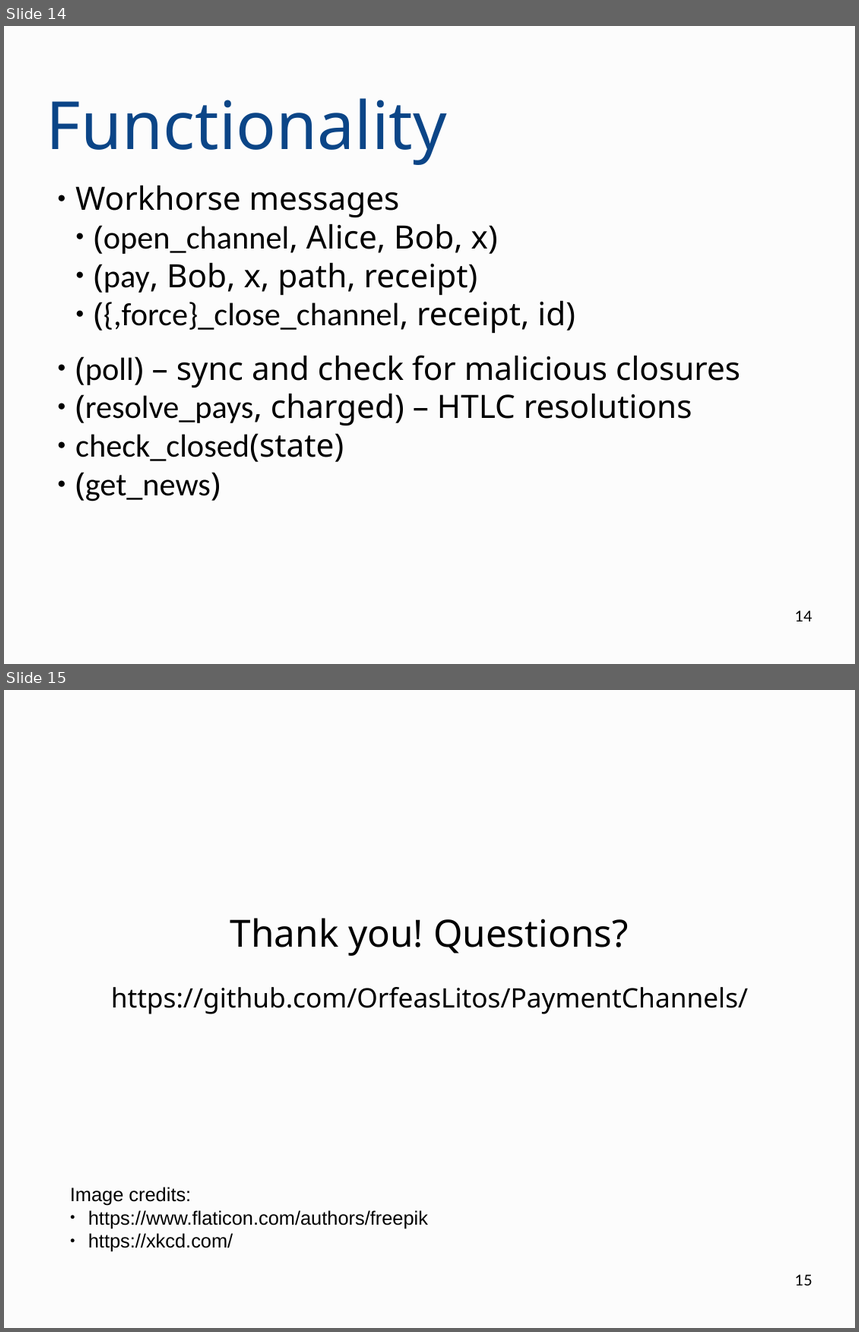
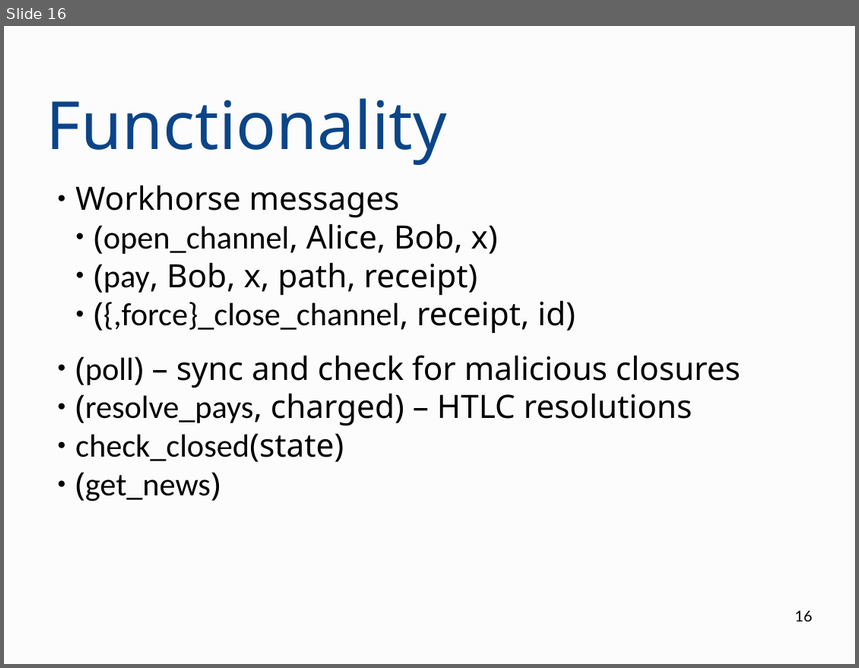
Before and after one commit to OrfeasLitos/PaymentChannels, a slide deck: paper-slides/presentation.odp. Shown one above the other, each under a label of ours: slides 14 and 15 before the commit, slide 16 after it. The pictures are 859x1332 and 859x668 pixels, drawn with LibreOffice and Linux fonts; fonts in the diff are those of the drawing. Boxes give left, top, right and bottom in pixels: in the first picture for what was removed or moved away, otherwise in the second. Text is boxed around its words. In the diff, an @@ line names an element or a change of style, - is before the commit and + after.

```diff
--- a/paper-slides/presentation.odp
+++ b/paper-slides/presentation.odp
@@ slide 15 removed at bbox=[4, 690, 855, 1328], background #FCFCFC @@
@@ text removed at bbox=[111, 918, 748, 1015] @@
-Thank you! Questions?
-https://github.com/OrfeasLitos/PaymentChannels/
@@ text removed at bbox=[70, 1187, 428, 1252] @@
-Image credits:
-● https://www.flaticon.com/authors/freepik
-● https://xkcd.com/
@@ page number removed at bbox=[795, 1274, 813, 1286] @@
-15
@@ what was slide 14 is now slide 16 @@
@@ page number at bbox=[795, 610, 813, 622]: text changed @@
-14
+16
```
Also in this commit, not shown: 3 slides changed, 3 slides added, 1 other file.
